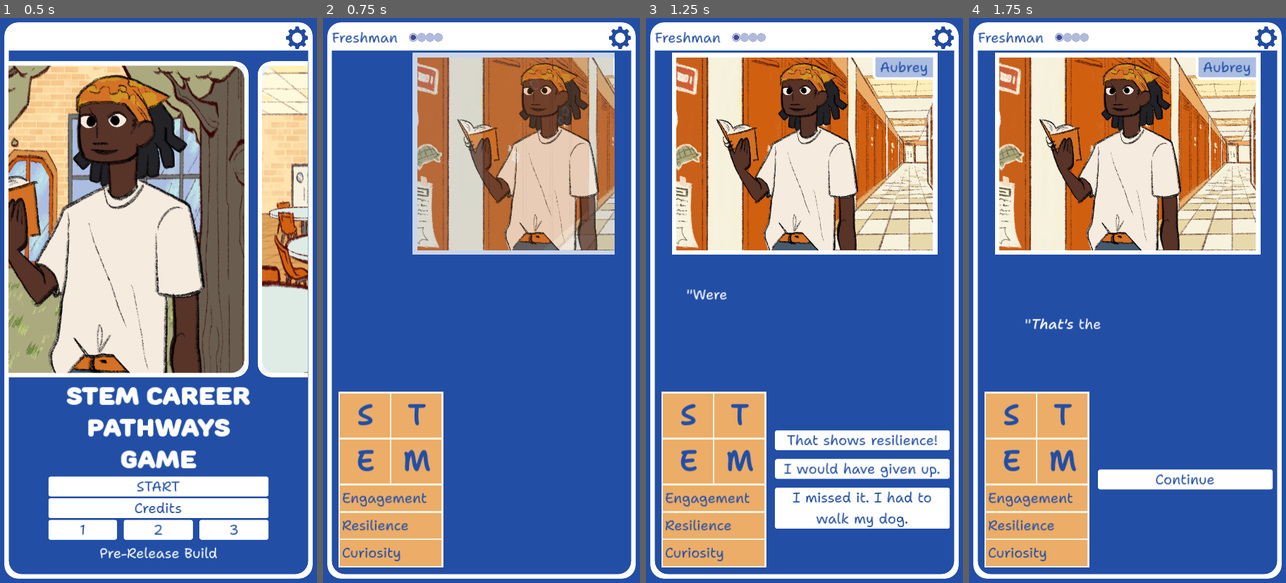
Above: before the commit, frames 1-4 (left to right).
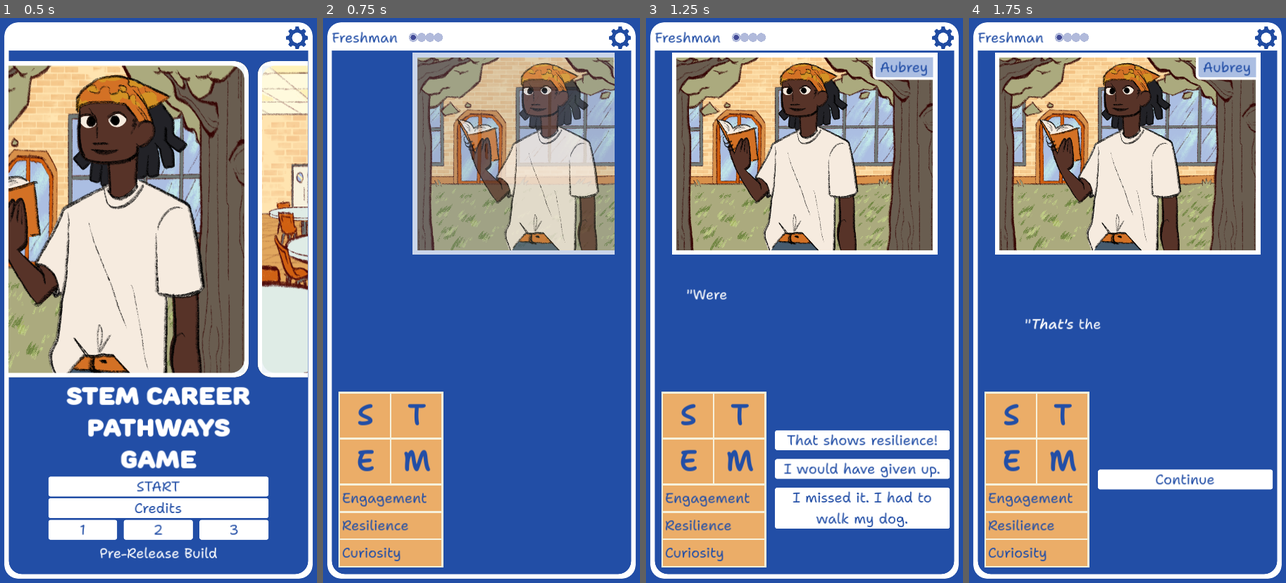
Above: after the commit, the same moments.

Repository: stem-career-paths/game
Game: Godot game, scene res://ui/screen.tscn
Two runs of this game, one before a commit and one after it. Both use one fixed random seed, a clock stepped at 60 frames per second and the inputs below. The engine's default icon, where the game draws it, is replaced by a stand-in: a white triangle on a blue panel in a dark square.
Inputs (mouse positions are in pixels of both pictures, inside the frame that each line leads up to):
- Up to frame 1 (0.5 s): no input
- Up to frame 2 (0.75 s): click (481, 486) at 0.52 s
- Up to frame 3 (1.25 s): no input
- Up to frame 4 (1.75 s): click (1184, 441) at 1.27 s

Frame 1 is identical in both runs. In frame 2, 16% of the frame differs, in the area x 29-92%, y 7-42%; in frame 3, 18%, in the area x 9-91%, y 7-42%; in frame 4, 18%.

Commit message:
Include club-specific locations

Diff:
--- /dev/null
+++ b/project/locations/classroom.tres
@@ -0,0 +1,9 @@
+[gd_resource type="Resource" script_class="LocationDefinition" load_steps=3 format=3 uid="uid://dcgsr15pf7gqo"]
+
+[ext_resource type="Texture2D" uid="uid://c860cnqmcornx" path="res://locations/classroom.png" id="1_c1vmg"]
+[ext_resource type="Script" path="res://locations/location_definition.gd" id="1_gggyx"]
+
+[resource]
+script = ExtResource("1_gggyx")
+image = ExtResource("1_c1vmg")
+randomly_pickable = true
--- /dev/null
+++ b/project/locations/courtyard.tres
@@ -0,0 +1,9 @@
+[gd_resource type="Resource" script_class="LocationDefinition" load_steps=3 format=3 uid="uid://b5saufb8lalf4"]
+
+[ext_resource type="Script" path="res://locations/location_definition.gd" id="1_5m2gy"]
+[ext_resource type="Texture2D" uid="uid://cbcvn5aqnt5ps" path="res://locations/courtyard.png" id="1_x1yha"]
+
+[resource]
+script = ExtResource("1_5m2gy")
+image = ExtResource("1_x1yha")
+randomly_pickable = true
--- /dev/null
+++ b/project/locations/dnd.tres
@@ -0,0 +1,9 @@
+[gd_resource type="Resource" script_class="LocationDefinition" load_steps=3 format=3 uid="uid://crny3rqvf5aia"]
+
+[ext_resource type="Texture2D" uid="uid://c55k7mgc7bafj" path="res://locations/dnd.png" id="1_8o73e"]
+[ext_resource type="Script" path="res://locations/location_definition.gd" id="2_x6dri"]
+
+[resource]
+script = ExtResource("2_x6dri")
+image = ExtResource("1_8o73e")
+randomly_pickable = false
--- /dev/null
+++ b/project/locations/drama.tres
@@ -0,0 +1,9 @@
+[gd_resource type="Resource" script_class="LocationDefinition" load_steps=3 format=3 uid="uid://c3gf8pqlxq0pa"]
+
+[ext_resource type="Texture2D" uid="uid://ds4ppo0rnq1fa" path="res://locations/drama.png" id="1_qdtf5"]
+[ext_resource type="Script" path="res://locations/location_definition.gd" id="2_7gcfe"]
+
+[resource]
+script = ExtResource("2_7gcfe")
+image = ExtResource("1_qdtf5")
+randomly_pickable = false
--- a/project/locations/game_map.gd
+++ b/project/locations/game_map.gd
@@ -2,10 +2,13 @@
 class_name GameMap extends RefCounted
 
 const _RESOURCE_PATHS : Array[String] = [
-	"res://locations/classroom.png",
-	"res://locations/hallway.png",
-	"res://locations/lunchroom.png",
-	"res://locations/courtyard.png",
+	"res://locations/classroom.tres",
+	"res://locations/hallway.tres",
+	"res://locations/lunchroom.tres",
+	"res://locations/courtyard.tres",
+	"res://locations/dnd.tres",
+	"res://locations/drama.tres",
+	"res://locations/robotics.tres",
 ]
 
 ## Maps location names to their textures.
@@ -19,16 +22,19 @@
 		_dictionary[key] = load(resource_path)
 
 
-func get_by_name(name:String)->Texture:
-	return _dictionary[name]
+func get_by_name(name:String) -> Texture:
+	return _dictionary[name].image
 
 
-func has_location(name:String)->bool:
+func has_location(name:String) -> bool:
 	return _dictionary.keys().has(name)
 
 
 func pick_random() -> Texture:
-	return _dictionary.values().pick_random()
+	var chosen_location : LocationDefinition = _dictionary.values().pick_random()
+	while !chosen_location.randomly_pickable:
+		chosen_location = _dictionary.values().pick_random()
+	return chosen_location.image
 
 
 ## Count the number of locations in the map
--- /dev/null
+++ b/project/locations/hallway.tres
@@ -0,0 +1,9 @@
+[gd_resource type="Resource" script_class="LocationDefinition" load_steps=3 format=3 uid="uid://gl8a3riijc4b"]
+
+[ext_resource type="Texture2D" uid="uid://dn3sdi40yoltw" path="res://locations/hallway.png" id="1_la2c8"]
+[ext_resource type="Script" path="res://locations/location_definition.gd" id="2_ssu8a"]
+
+[resource]
+script = ExtResource("2_ssu8a")
+image = ExtResource("1_la2c8")
+randomly_pickable = true
--- /dev/null
+++ b/project/locations/location_definition.gd
@@ -0,0 +1,4 @@
+class_name LocationDefinition extends Resource
+
+@export var image : Texture
+@export var randomly_pickable : bool
--- /dev/null
+++ b/project/locations/lunchroom.tres
@@ -0,0 +1,9 @@
+[gd_resource type="Resource" script_class="LocationDefinition" load_steps=3 format=3 uid="uid://c8byhxae34ayh"]
+
+[ext_resource type="Texture2D" uid="uid://bmkysfcdftaiw" path="res://locations/lunchroom.png" id="1_6kco6"]
+[ext_resource type="Script" path="res://locations/location_definition.gd" id="2_hsj2i"]
+
+[resource]
+script = ExtResource("2_hsj2i")
+image = ExtResource("1_6kco6")
+randomly_pickable = true
--- /dev/null
+++ b/project/locations/robotics.tres
@@ -0,0 +1,9 @@
+[gd_resource type="Resource" script_class="LocationDefinition" load_steps=3 format=3 uid="uid://ciok4fh7fcgm7"]
+
+[ext_resource type="Texture2D" uid="uid://g5x5hiygdw6y" path="res://locations/robotics.png" id="1_38jfn"]
+[ext_resource type="Script" path="res://locations/location_definition.gd" id="2_sh4vy"]
+
+[resource]
+script = ExtResource("2_sh4vy")
+image = ExtResource("1_38jfn")
+randomly_pickable = false
--- a/project/story/drama_club/cast_or_crew.gd
+++ b/project/story/drama_club/cast_or_crew.gd
@@ -3,6 +3,8 @@
 var text := '"I love Drama Club! Do you want to be in the [i]cast[/i] or help me with the [i]tech[/i] side of things?"'
 
 var npc_name := "Aubrey"
+
+var location := "drama"
 
 var options := {
 	"I was born for the stage!": {
--- a/project/story/drama_club/tech.gd
+++ b/project/story/drama_club/tech.gd
@@ -2,6 +2,8 @@
 
 const _SWITCH := "It\'s fun, but I am switching to robotics club"
 const _DRAMA_DIR := "res://story/drama_club/"
+
+var location := "drama"
 
 var text := [
 	"You find Hilda hip-deep in a mess of lights, wires, cables, and stands.",
--- a/project/story/drama_club/upcoming_show.gd
+++ b/project/story/drama_club/upcoming_show.gd
@@ -1,6 +1,8 @@
 extends SimpleStory
 
 var npc_name := "Hilda"
+
+var location := "drama"
 
 var text := [
 	'"Oh man oh man oh man. There\'s a show this weekend, and I have math [i]and[/i] English tests coming up."',
--- a/project/story/robotics_club/intimidated.gd
+++ b/project/story/robotics_club/intimidated.gd
@@ -3,6 +3,8 @@
 var text := '"I didn\'t know that you liked robotics! I\'m so glad you are here. I... don\'t know much about any of this, truth be told. Maybe I aughta stick to soccer..."'
 
 var npc_name := "Mary"
+
+var location := "robotics"
 
 var options := {
 	"If that\'s what you want." : {
--- a/project/story/robotics_club/parent_influence.gd
+++ b/project/story/robotics_club/parent_influence.gd
@@ -6,6 +6,8 @@
 ]
 
 var npc_name := "Aubrey"
+
+var location := "robotics"
 
 var options := {
 	"Do whatever you want": {
--- a/project/story/robotics_club/programming.gd
+++ b/project/story/robotics_club/programming.gd
@@ -6,6 +6,8 @@
 ]
 
 var npc_name := "Aubrey"
+
+var location := "robotics"
 
 var options := {
 	"Do it! You will get even better.": {
--- a/project/story/rpg/game_session.gd
+++ b/project/story/rpg/game_session.gd
@@ -8,7 +8,7 @@
 
 var npc_name := "Steven"
 
-var location :="classroom"
+var location :="dnd"
 
 var options := {
 	"Door-melting potion" :{
Binary file added: project/locations/dnd.png
Not shown, added: project/locations/dnd.png.import
Binary file added: project/locations/drama.png
Not shown, added: project/locations/drama.png.import
Binary file added: project/locations/robotics.png
Not shown, added: project/locations/robotics.png.import
